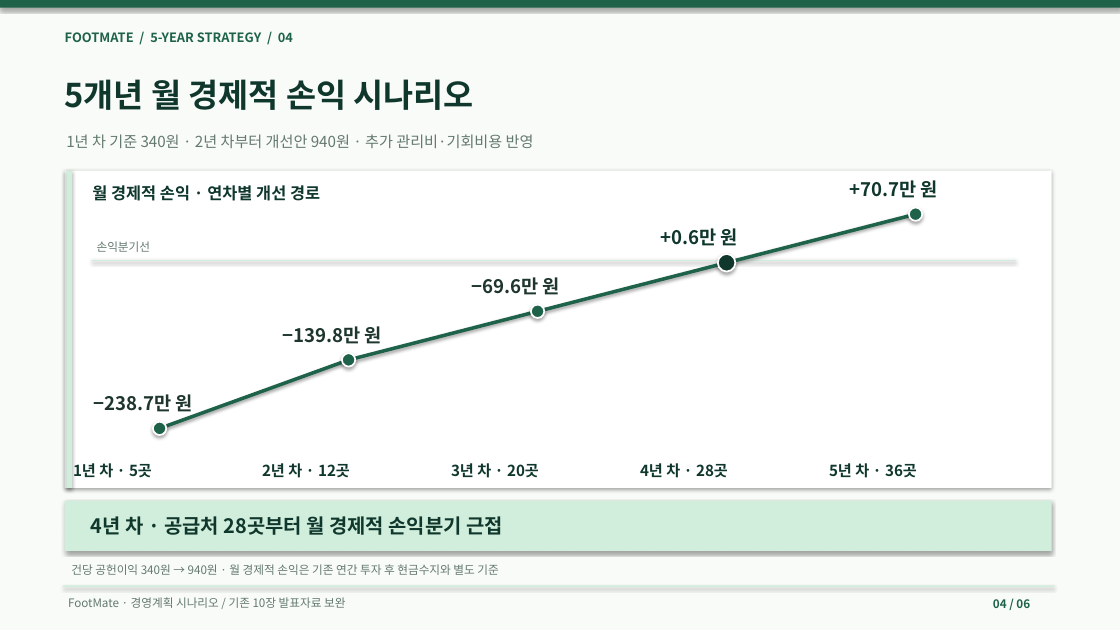
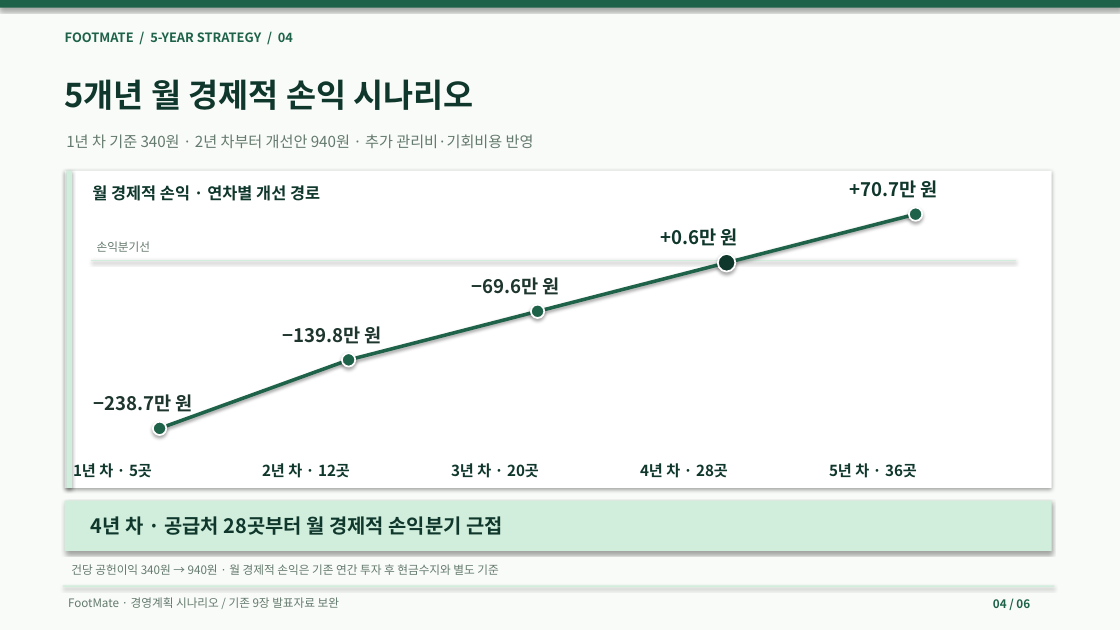
Before and after one commit to dohyunkimmm/footmate, a slide deck: slide 4 of src/case-study/downloads/footmate_5year_strategy.pptx. Drawn at 1120x630 pixels with LibreOffice and Linux fonts; fonts in the diff are those of the drawing. Boxes give left, top, right and bottom in pixels: in the first picture for what was removed or moved away, otherwise in the second. Text is boxed around its words. In the diff, an @@ line names an element or a change of style, - is before the commit and + after.

```diff
--- a/src/case-study/downloads/footmate_5year_strategy.pptx
+++ b/src/case-study/downloads/footmate_5year_strategy.pptx
@@ text at [68,597,339,608]: text changed @@
-FootMate · 경영계획 시나리오 / 기존 10장 발표자료 보완
+FootMate · 경영계획 시나리오 / 기존 9장 발표자료 보완
```
Also in this commit, not shown: 3 other slides changed, 4 other files.
